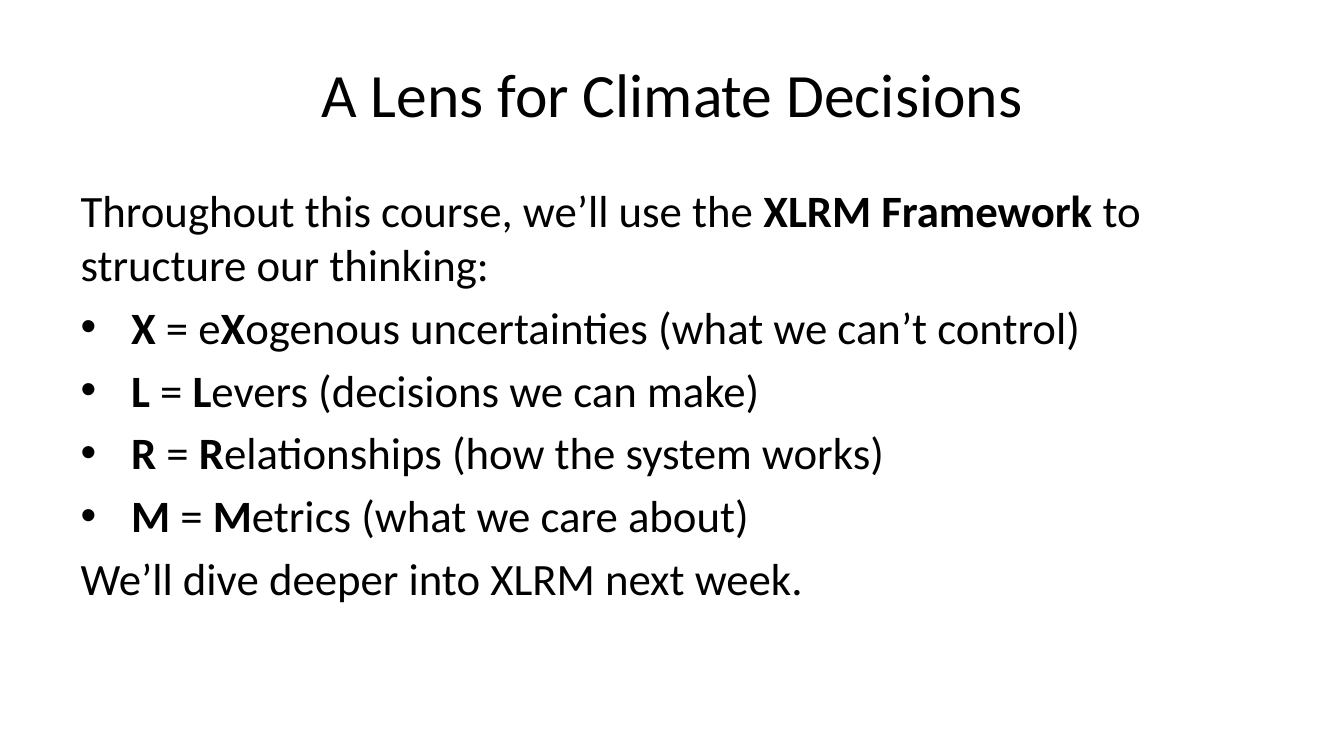
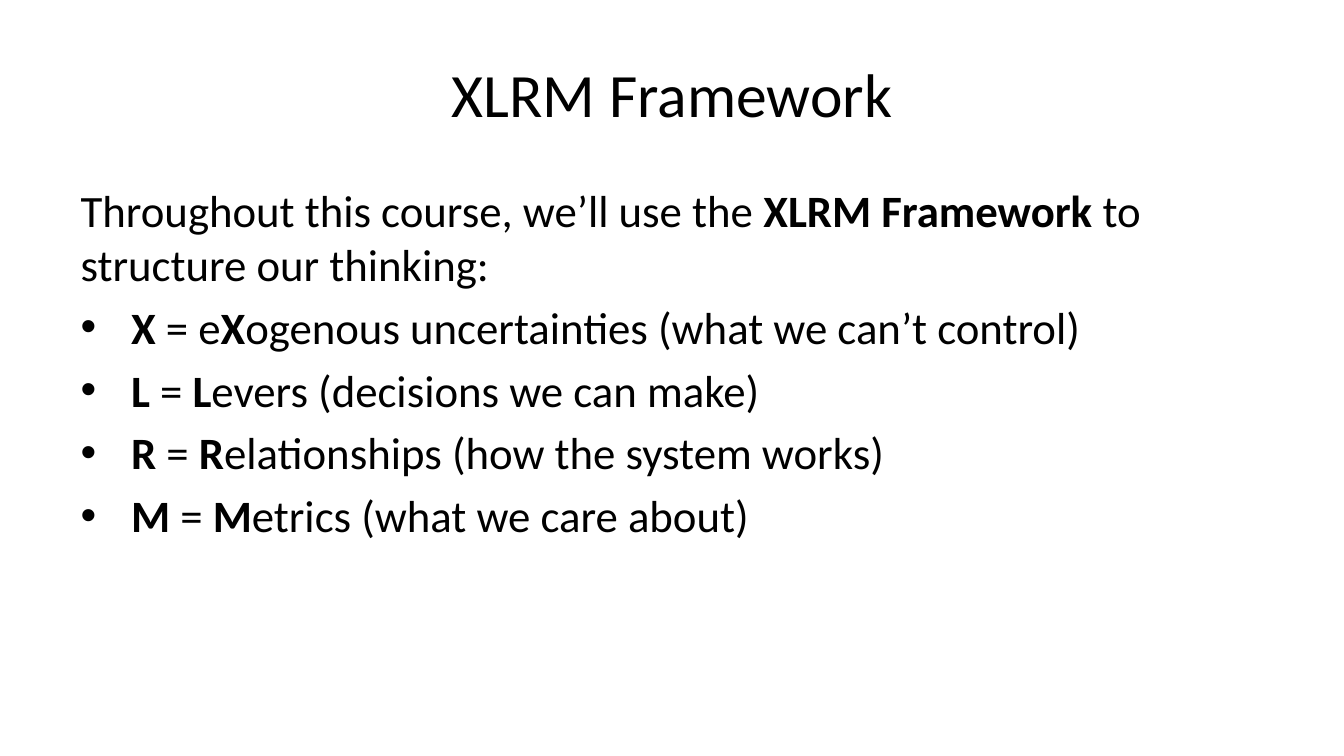
Before and after one commit to CEVE-421-521/ceve-421-521.github.io, a slide deck: slide 21 of lectures/week-01/index.pptx (slide 11 before the commit). Drawn at 1344x756 pixels with LibreOffice and Linux fonts; fonts in the diff are those of the drawing. Boxes give left, top, right and bottom in pixels: in the first picture for what was removed or moved away, otherwise in the second. Text is boxed around its words. In the diff, an @@ line names an element or a change of style, - is before the commit and + after.

```diff
--- a/lectures/week-01/index.pptx
+++ b/lectures/week-01/index.pptx
@@ title at (x1=452, y1=74, x2=892, y2=118): text changed @@
-A Lens for Climate Decisions
+XLRM Framework
@@ text at (x1=81, y1=563, x2=803, y2=603): paragraph removed @@
-We’ll dive deeper into XLRM next week.
```
Also in this commit, not shown: 7 other slides changed, 5 slides added, 6 slides removed, 54 other files.
